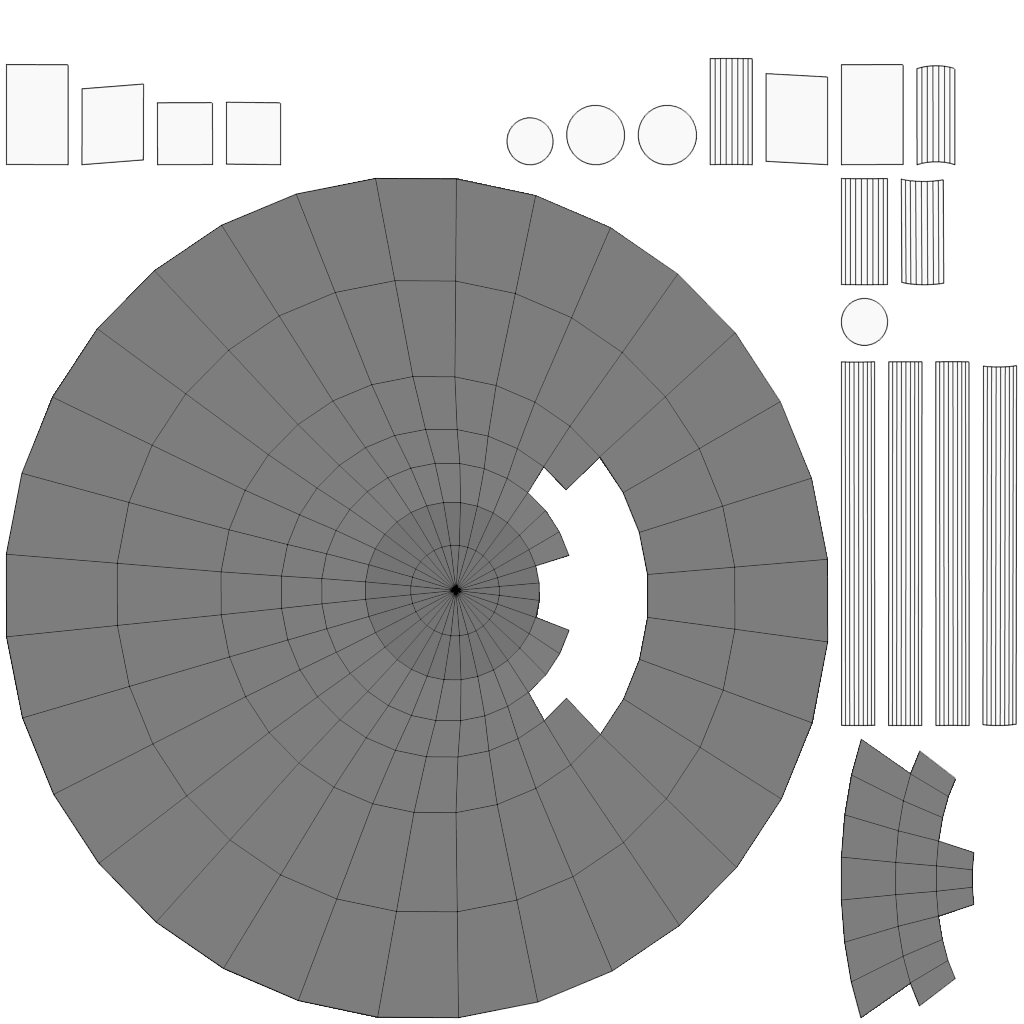
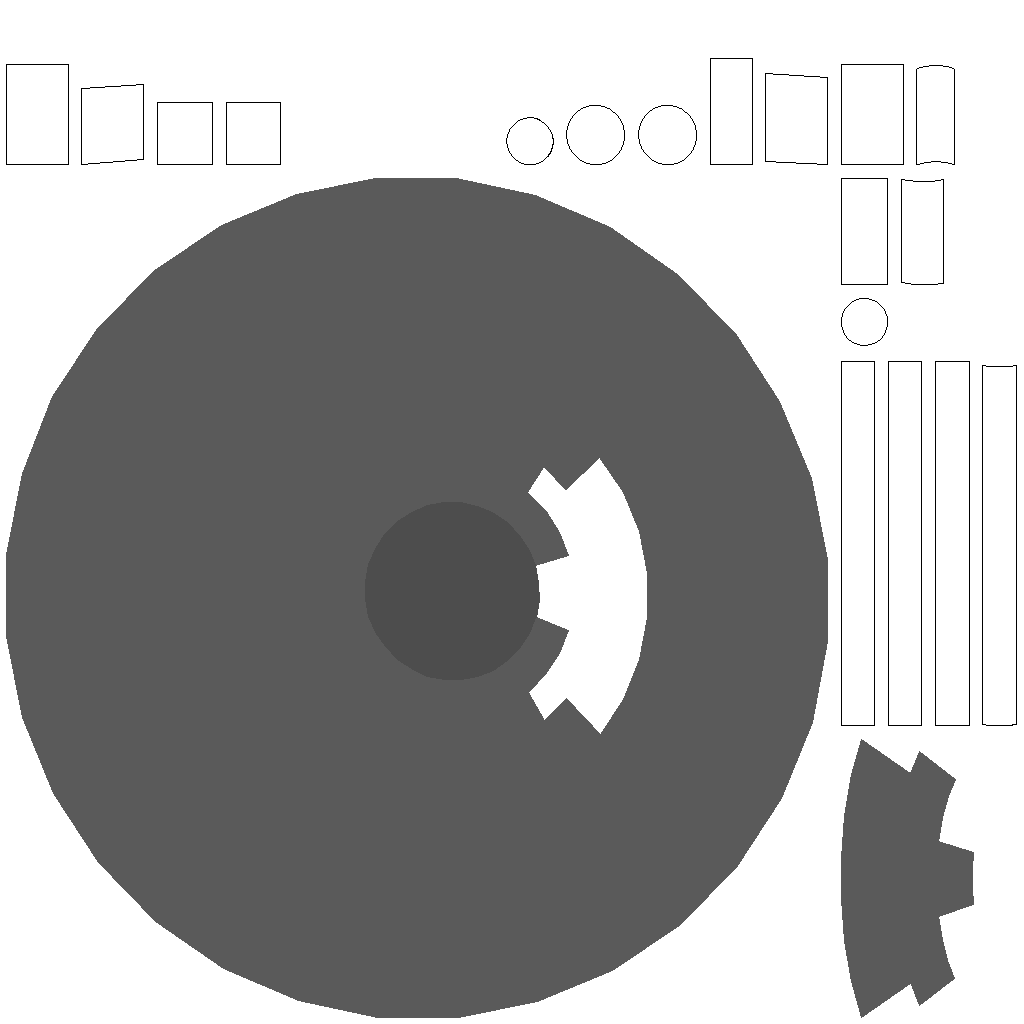
Layer changes from the first 1024×1024 image to the second:
removed layer "sataliteDish.png" over [5, 57, 1018, 1019]
painted on "Layer" over [6, 58, 1017, 726]
